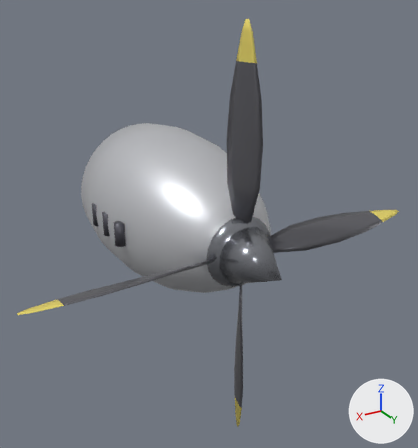
The glTF model models/prop_engine_big.glb: old version first, new version second.
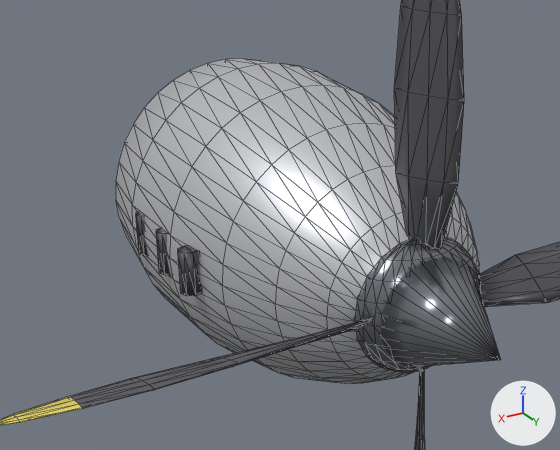
Each version is shown whole from a 50 mm lens placed at (2.08, 3.87, 1.79), pointed at (-0.1, 0.25, -0.02), then close up on the part from 5% to 75% of the width and 21% to 73% of the height. Lighting does not change. The marker at lower right points along +X, +Y and +Z. The older version's two pictures come first. The close-ups show mesh edges as thin lines. Vertices at exactly the same position are counted once.

Objects in the first close-up: 'Cowl', 'Prop'.
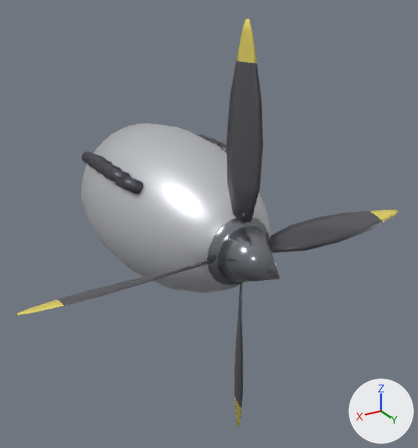
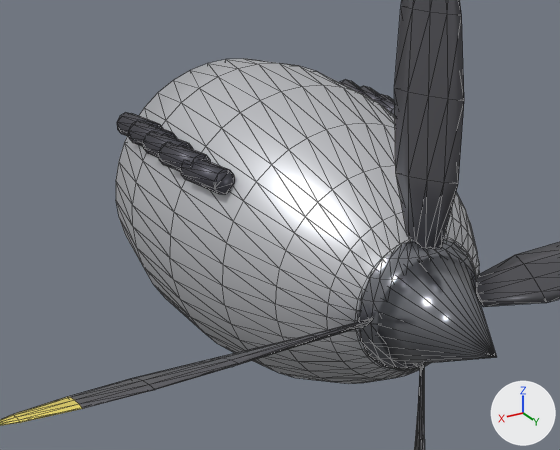
What the commit changed:
me_cowl is used by ob_cowl; location (0.0, 0.0, 0.0).
me_cowl had 458 vertices, 888 faces and spanned x -0.65..0.65, y -0.95..0.87, z -0.63..0.63.
me_cowl now has 562 vertices, 1080 faces and spans x -0.63..0.63, y -0.95..0.87, z -0.63..0.63.
me_cowl part 1: a new loose piece of 20 vertices spanning x 0.46..0.6, y -0.18..0.06, z 0.34..0.44, in mat_dark (dark grey #55555d).
me_cowl part 2: a new loose piece of 20 vertices spanning x 0.43..0.57, y -0.02..0.22, z 0.33..0.43, in mat_dark (dark grey #55555d).
me_cowl part 3: a new loose piece of 20 vertices spanning x -0.6..-0.46, y -0.66..-0.42, z 0.35..0.45, in mat_dark (dark grey #55555d).
me_cowl part 4: a new loose piece of 20 vertices spanning x -0.6..-0.46, y -0.5..-0.26, z 0.35..0.45, in mat_dark (dark grey #55555d).
me_cowl part 5: a new loose piece of 20 vertices spanning x -0.6..-0.46, y -0.34..-0.1, z 0.35..0.45, in mat_dark (dark grey #55555d).
me_cowl part 6: 20 vertices moved from x 0.56..0.65, y -0.39..0.11, z -0.09..0.09 to x 0.48..0.6, y -0.66..-0.27, z 0.35..0.44; 28 vertices removed from x 0.56..0.65, y -0.38..0.16, z -0.09..0.09; 40 vertices added at x 0.46..0.58, y -0.66..-0.1, z 0.35..0.45.
Other edits to the shape of me_cowl do not show in these pictures.
me_prop is used by ob_prop; location (0.0, 0.855, 0.0).
me_prop had 471 vertices, 918 faces and spanned x -1.55..1.55, y -0.19..0.46, z -1.55..1.55.
me_prop now has 471 vertices, 918 faces and spans x -1.55..1.55, y -0.21..0.44, z -1.55..1.55.
me_prop part 7: the whole mesh is moved by (0.0, -0.01, 0.0).

Boxes [x1, y1, x2, y2] around the edits, measured in the close-ups (560 x 450 px; the box of a moved part takes in the faces that stretch with it):
part 1 of me_cowl, added
    after: [158, 142, 211, 172]
part 2 of me_cowl, added
    after: [180, 160, 235, 194]
part 3 of me_cowl, added
    after: [339, 80, 363, 93]
part 4 of me_cowl, added
    after: [359, 86, 384, 103]
part 5 of me_cowl, added (mostly hidden)
    after: [379, 94, 395, 115]
part 6 of me_cowl, moved or reshaped
    before: [136, 212, 201, 296]
    after: [117, 113, 193, 158]
part 7 of me_prop, moved or reshaped
    before: [355, 237, 500, 372]
    after: [357, 239, 497, 370]
